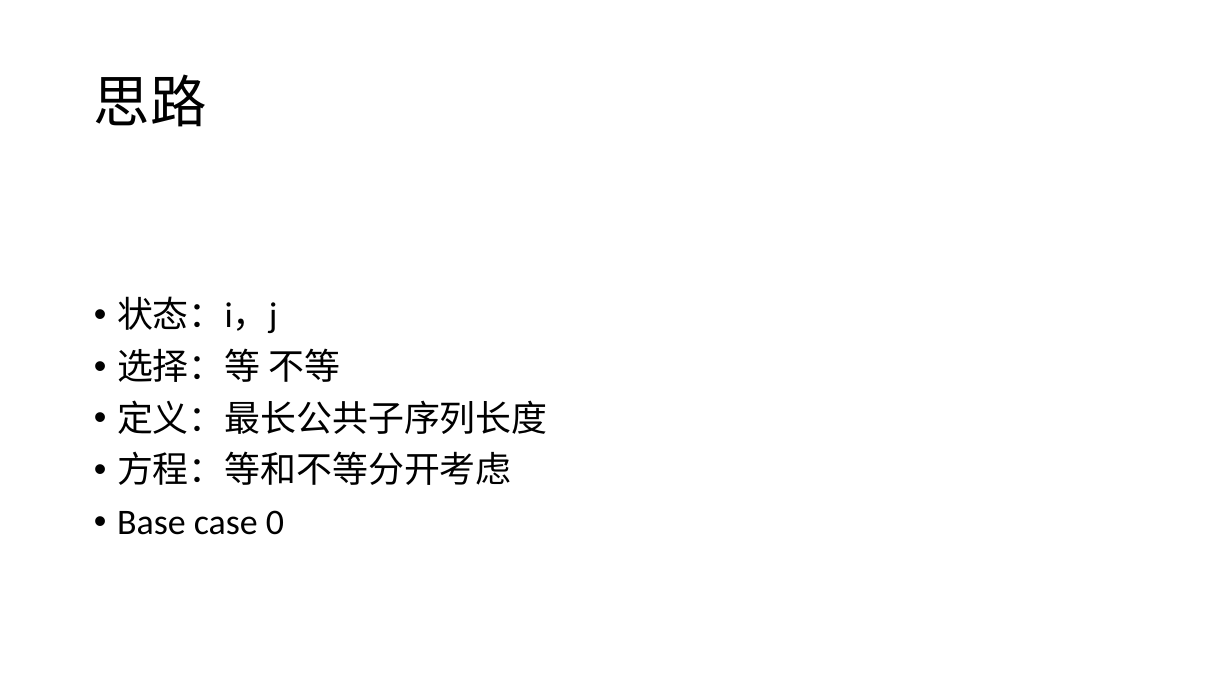
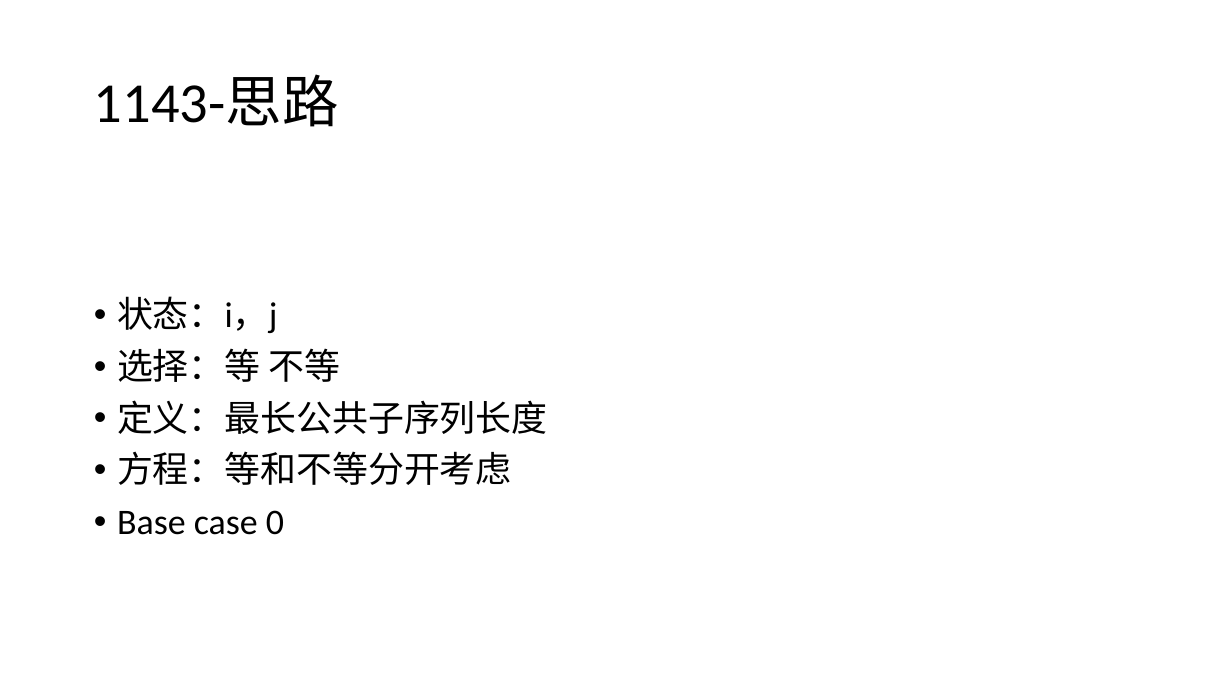
Before and after one commit to CR7dongfeng/my_leetcode, a slide deck: slide 2 of PPTs/1143-最长公共子序列.pptx. Drawn at 1232x693 pixels with LibreOffice and Linux fonts; fonts in the diff are those of the drawing. Boxes give left, top, right and bottom in pixels: in the first picture for what was removed or moved away, otherwise in the second. Text is boxed around its words. In the diff, an @@ line names an element or a change of style, - is before the commit and + after.

```diff
--- a/PPTs/1143-最长公共子序列.pptx
+++ b/PPTs/1143-最长公共子序列.pptx
@@ title at <box>94,74,339,127</box>: text changed @@
-思路
+1143-思路
```
